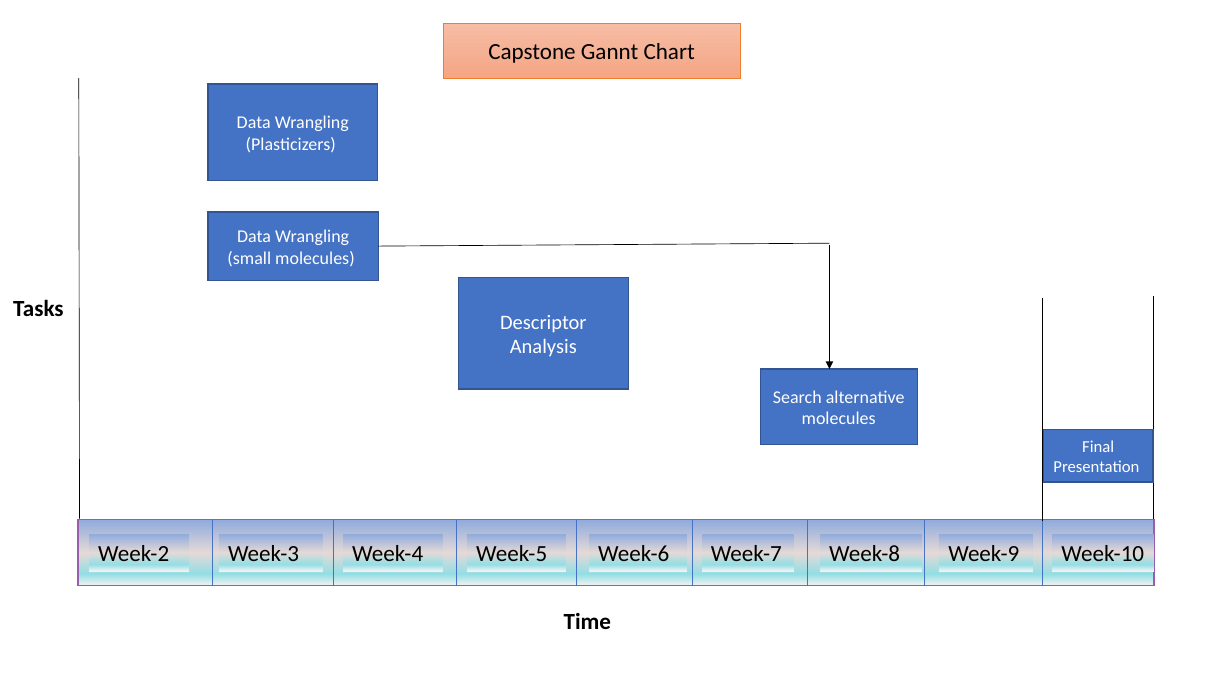
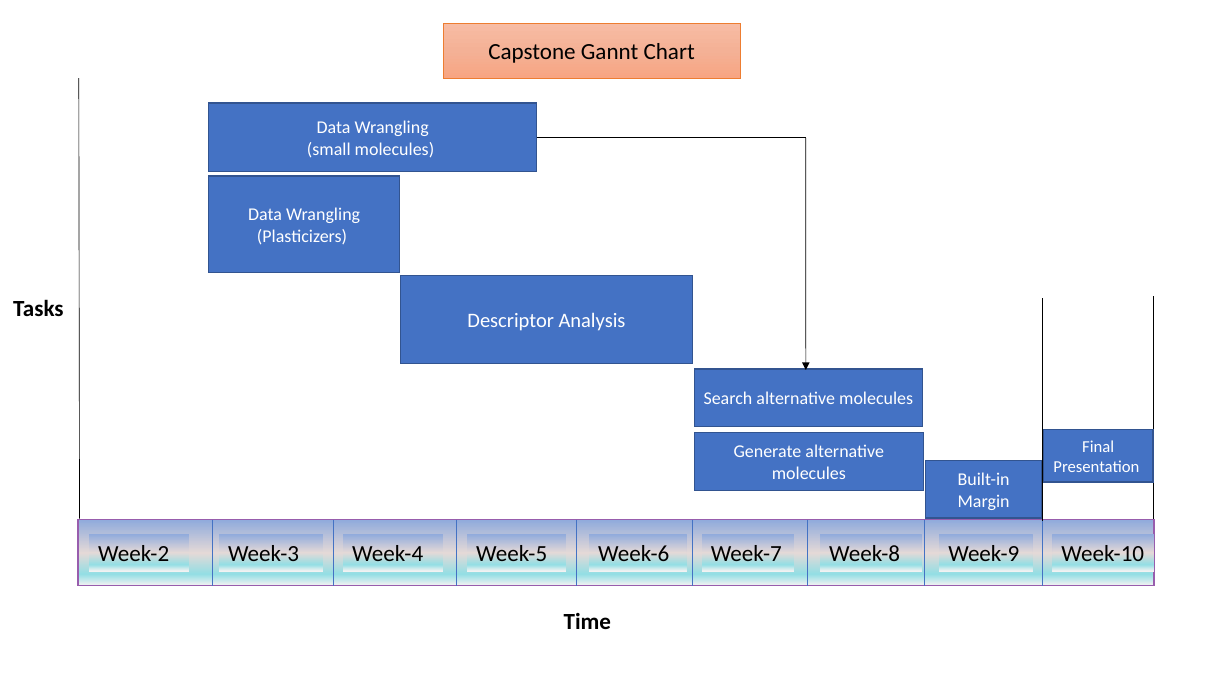
Before and after one commit to schaber/direct_capstone, a slide deck: slide 1 of gannt_chart.pptx. Drawn at 1232x693 pixels with LibreOffice and Linux fonts; fonts in the diff are those of the drawing. Boxes give left, top, right and bottom in pixels: in the first picture for what was removed or moved away, otherwise in the second. Text is boxed around its words. In the diff, an @@ line names an element or a change of style, - is before the commit and + after.

Commit message:
updates to chart

```diff
--- a/gannt_chart.pptx
+++ b/gannt_chart.pptx
@@ rectangle "Data Wrangling": place and size @@
-rectangle "Data Wrangling" at box(208, 212, 378, 280)
+rectangle "Data Wrangling" at box(209, 103, 537, 171)
@@ line moved from (378, 246) - (830, 243) to (537, 137) - (806, 137) @@
@@ arrow moved from (830, 245) - (830, 369) to (806, 138) - (806, 370) @@
@@ rectangle "Data Wrangling": place and size @@
-rectangle "Data Wrangling" at box(208, 84, 378, 181)
+rectangle "Data Wrangling" at box(209, 176, 400, 273)
@@ rectangle "Descriptor Analysis": place and size @@
-rectangle "Descriptor Analysis" at box(458, 277, 628, 389)
+rectangle "Descriptor Analysis" at box(400, 275, 692, 363)
@@ rectangle "Search alternative molecules": place and size @@
-rectangle "Search alternative molecules" at box(761, 369, 918, 445)
+rectangle "Search alternative molecules" at box(694, 369, 923, 426)
@@ rectangle added at box(694, 433, 923, 491), fill #4472C4, outline #325491 1 pt, 14 pt, text #FFFFFF @@
+Generate alternative molecules
@@ rectangle added at box(926, 460, 1042, 518), fill #4472C4, outline #325491 1 pt, 14 pt, text #FFFFFF @@
+Built-in Margin
```
